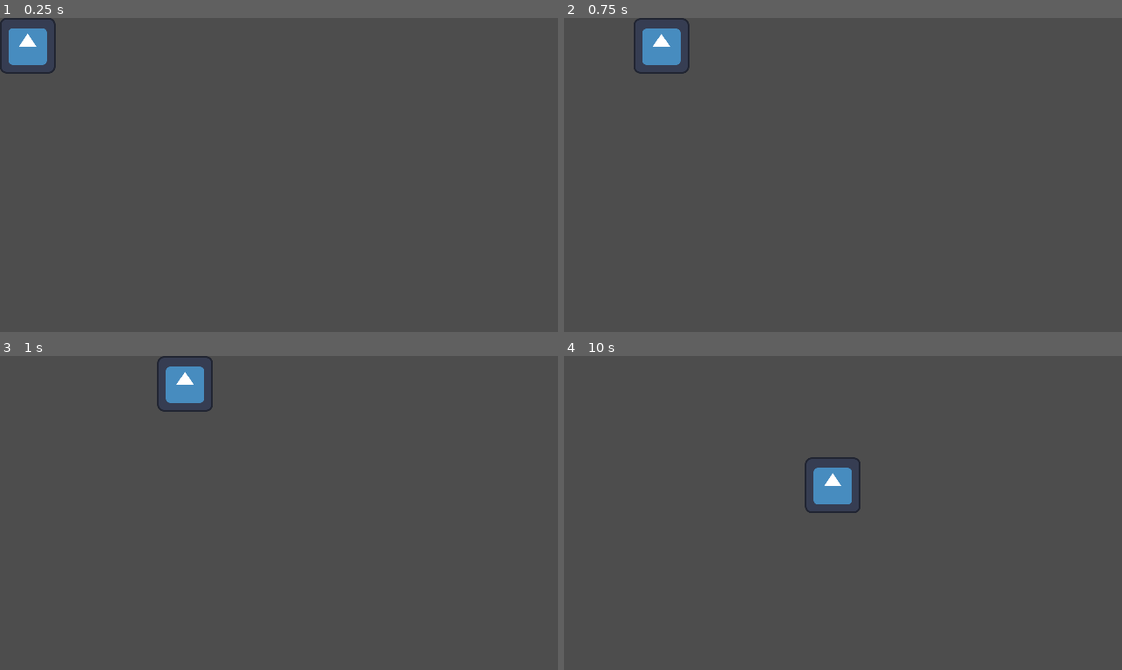
Above: before the commit, frames 1-4 (two rows, left to right).
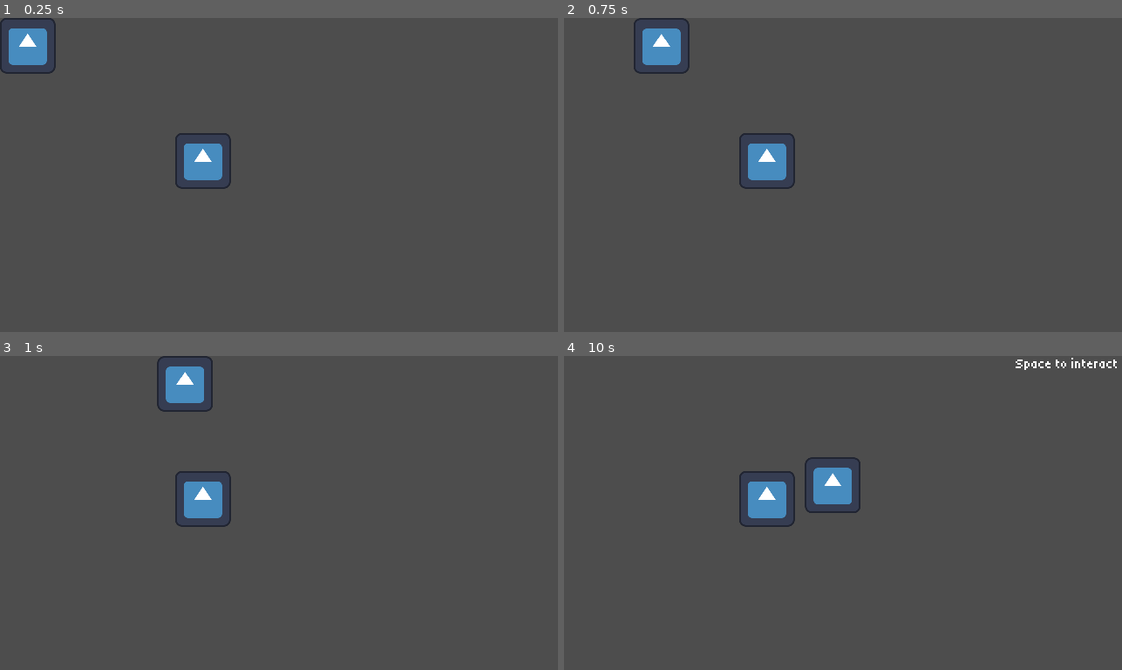
Above: after the commit, the same moments.

Repository: Tanner202/masquerade_game
Game: Godot game, scene res://level.tscn
Two runs of this game, one before a commit and one after it. Both use one fixed random seed, a clock stepped at 60 frames per second and the inputs below. Before the commit the project starts from res://player.tscn. The engine's default icon, where the game draws it, is replaced by a stand-in: a white triangle on a blue panel in a dark square.
Inputs:
- Up to frame 1 (0.25 s): no input
- Up to frame 2 (0.75 s): tap Enter at 0.5 s; hold D (right) from 0.53 s (still down); hold Space (interact) from 0.53 s (still down)
- Up to frame 3 (1 s): keep holding D (right); keep holding Space (interact)
- Up to frame 4 (10 s): release D (right) at 1.28 s; release Space (interact) at 1.28 s; hold S (down) 1.28-2.03 s; tap Space (interact) every 1.5 s from 1.35 to 8.85 s; hold D (right) 2.03-2.78 s; hold Space (interact) 2.03-2.78 s; hold W (up) 2.78-3.53 s; hold Space (interact) 3.53-4.28 s; hold A (left) 3.53-5.03 s; hold S (down) 5.03-5.78 s; hold Space (interact) 5.03-5.78 s; hold D (right) 5.78-6.53 s; hold W (up) 6.53-7.28 s; hold Space (interact) 6.53-7.28 s; hold D (right) 7.28-8.03 s; hold S (down) 8.03-8.78 s; hold Space (interact) 8.03-8.78 s; hold A (left) 8.78-9.53 s; hold W (up) from 9.53 s (still down); hold Space (interact) from 9.53 s (still down)

The runs differ from the first frame. In frame 1, 1.0% of the frame differs, in the area x 31-42%, y 36-55%; in frame 2, 1.0%; in frame 3, 1.0%; in frame 4, 1.2%, in the area x 31-100%, y 0-55%.

Commit message:
add interaction system and refine dialogue options

Diff:
--- a/character_body_2d.gd
+++ b/character_body_2d.gd
@@ -1,12 +1,18 @@
 extends CharacterBody2D
 
 @export var speed = 400
+
+var can_move = true
 
 func get_input():
 	var input_direction = Input.get_vector("left", "right", "up", "down")
 	velocity = input_direction * speed
 
 func _physics_process(delta):
+	if not can_move:
+		velocity = Vector2.ZERO
+		move_and_slide()
+		return
 	get_input()
 	move_and_slide()
 
--- a/dialogue.json
+++ b/dialogue.json
@@ -4,11 +4,11 @@
 		"options": [
 			{
 				"text": "Hi.",
-				"next": "unsure_response"
+				"target_id": "unsure_response"
 			},
 			{
 				"text": "Hello! What's your name?",
-				"next": "name_response"
+				"target_id": "name_response"
 			}
 		]
 	},
@@ -22,5 +22,6 @@
 				"text": "My name is ____. How do you know ____"
 			}
 		]
-	}
+	},
+
 }
--- /dev/null
+++ b/interaction_scene.tscn
@@ -0,0 +1,120 @@
+[gd_scene format=3 uid="uid://cbyhlkgowpugw"]
+
+[ext_resource type="Texture2D" uid="uid://mlwc4tky4q1e" path="res://icon.svg" id="1_773ns"]
+[ext_resource type="Texture2D" uid="uid://giwyyne7wj4l" path="res://Placeholder.png" id="1_ohbwi"]
+[ext_resource type="FontFile" uid="uid://ddqis61kyd6jj" path="res://Tiny5-Regular.ttf" id="3_moif1"]
+
+[sub_resource type="GDScript" id="GDScript_phxgd"]
+script/source = "extends CanvasLayer
+
+@onready var dialogue_label = $CanvasLayer/DialoguePanel/DialogueLabel
+@onready var options_container = $CanvasLayer/DialoguePanel/DialogueOptions
+
+var dialogue_data: Dictionary
+var current_id: String
+var npc_reference: Node
+
+func setup(data: Dictionary, start_id: String, npc: Node):
+	dialogue_data = data
+	current_id = start_id
+	npc_reference = npc
+	update_ui()
+
+func update_ui():
+	# get rid of the old buttons
+	for child in options_container.get_children():
+		child.queue_free()
+
+	var current_node = dialogue_data[current_id]
+	dialogue_label.text = current_node[\"text\"]
+
+	# create a button for each option
+	for option in current_node[\"options\"]:
+		var btn = Button.new()
+		btn.text = option.get(\"text\", \"Option\")
+		btn.autowrap_mode = TextServer.AUTOWRAP_WORD_SMART
+		btn.custom_minimum_size = Vector2(200, 0)
+
+		if not option.has(\"target_id\"):
+			print(\"option doesn't have 'target_id' key: \" + str(option))
+
+		btn.pressed.connect(_on_option_selected.bind(option.get(\"target_id\", \"end\")))
+		options_container.add_child(btn)
+
+func _on_option_selected(target_id):
+	if target_id == \"end\":
+		close_interaction()
+	else:
+		current_id = target_id
+		update_ui()
+
+func close_interaction():
+	if npc_reference.has_method(\"end_interaction\"):
+		npc_reference.end_interaction()
+	queue_free()
+"
+
+[sub_resource type="GDScript" id="GDScript_773ns"]
+
+[sub_resource type="StyleBoxFlat" id="StyleBoxFlat_ohbwi"]
+bg_color = Color(0.079316884, 0.079316884, 0.079316884, 1)
+
+[node name="InteractionScreen" type="CanvasLayer" unique_id=304026943]
+script = SubResource("GDScript_phxgd")
+
+[node name="CanvasLayer" type="CanvasLayer" parent="." unique_id=425059788]
+script = SubResource("GDScript_773ns")
+
+[node name="Backdrop" type="TextureRect" parent="CanvasLayer" unique_id=1786788780]
+offset_right = 640.0
+offset_bottom = 228.0
+texture = ExtResource("1_773ns")
+
+[node name="PlayerPortrait" type="TextureRect" parent="CanvasLayer" unique_id=68229762]
+anchors_preset = 9
+anchor_bottom = 1.0
+offset_left = -90.0
+offset_top = -30.0
+offset_right = 360.0
+offset_bottom = 60.0
+grow_vertical = 2
+texture = ExtResource("1_ohbwi")
+flip_h = true
+
+[node name="NPCPortrait" type="TextureRect" parent="CanvasLayer" unique_id=958055816]
+anchors_preset = 11
+anchor_left = 1.0
+anchor_right = 1.0
+anchor_bottom = 1.0
+offset_left = -370.0
+offset_top = -30.0
+offset_right = 80.0
+offset_bottom = 60.0
+grow_horizontal = 0
+grow_vertical = 2
+texture = ExtResource("1_ohbwi")
+
+[node name="DialoguePanel" type="Panel" parent="CanvasLayer" unique_id=232815971]
+anchors_preset = 12
+anchor_top = 1.0
+anchor_right = 1.0
+anchor_bottom = 1.0
+offset_top = -132.0
+grow_horizontal = 2
+grow_vertical = 0
+theme_override_styles/panel = SubResource("StyleBoxFlat_ohbwi")
+
+[node name="DialogueLabel" type="Label" parent="CanvasLayer/DialoguePanel" unique_id=1602003192]
+layout_mode = 0
+offset_right = 412.0
+offset_bottom = 132.0
+theme_override_fonts/font = ExtResource("3_moif1")
+text = "Bonjour. Comment ça va ?"
+horizontal_alignment = 1
+vertical_alignment = 1
+
+[node name="DialogueOptions" type="VBoxContainer" parent="CanvasLayer/DialoguePanel" unique_id=1051162498]
+layout_mode = 0
+offset_left = 430.0
+offset_right = 640.0
+offset_bottom = 132.0
--- a/level.tscn
+++ b/level.tscn
@@ -1,8 +1,12 @@
 [gd_scene format=3 uid="uid://brokcjaykjgj7"]
 
 [ext_resource type="PackedScene" uid="uid://drqhwa4g01bar" path="res://npc.tscn" id="1_u52ul"]
+[ext_resource type="PackedScene" uid="uid://doh7rsbfeuigd" path="res://player.tscn" id="2_vonw3"]
 
 [node name="Level" type="Node2D" unique_id=2083961112]
 
 [node name="NPC" parent="." unique_id=795824750 instance=ExtResource("1_u52ul")]
 position = Vector2(233, 164)
+scale = Vector2(0.5, 0.5)
+
+[node name="Player" parent="." unique_id=1297024523 instance=ExtResource("2_vonw3")]
--- a/npc.gd
+++ b/npc.gd
@@ -1,31 +1,64 @@
 class_name NPC extends Node
 
-@onready var dialogue = $Dialogue
-@export var dialogue_options: Array[Button]
+#@onready var dialogue = $Dialogue
+@onready var interaction_prompt = $CanvasLayer/InteractionPrompt
+#@export var dialogue_options: Array[Button]
+const INTERACTION_SCENE = preload("res://interaction_scene.tscn")
+
+
 var dialogue_filepath = "res://dialogue.json"
 var dialogue_dict: Dictionary
 var current_dialogue_id = "start"
+var player_in_interaction_range = false
+var player: CharacterBody2D = null
+var is_interacting = false
 
 func _ready() -> void:
 	dialogue_dict = read_json(dialogue_filepath)
-	dialogue.text = dialogue_dict[current_dialogue_id]["text"]
+	#dialogue.text = dialogue_dict[current_dialogue_id]["text"]
+	interaction_prompt.text = "Space to interact "
+	interaction_prompt.visible = false
 
 func _input(event: InputEvent) -> void:
-	if event.is_action_pressed("interact"):
-		if dialogue.visible == false:
-			dialogue.visible = true
-		else:
-			for i in range(len(dialogue_options)):
-				var dialogue_option = dialogue_options[i]
-				dialogue_option.text = dialogue_dict[current_dialogue_id]["options"][i]["text"]
-				dialogue_option.visible = true
+	#if event.is_action_pressed("interact"):
+		#if player_in_interaction_range:
+			#if dialogue.visible == false:
+				#dialogue.visible = true
+				#interaction_prompt.visible = false
+			#else:
+				#for i in range(len(dialogue_options)):
+					#var dialogue_option = dialogue_options[i]
+					#dialogue_option.text = dialogue_dict[current_dialogue_id]["options"][i]["text"]
+					#dialogue_option.visible = true
+	if event.is_action_pressed("interact") and player_in_interaction_range and not is_interacting:
+		start_interaction()
 
-func move_dialogue(id: String):
-	current_dialogue_id = id
-	dialogue.visible = false
-	dialogue.text = dialogue_dict[current_dialogue_id]["text"]
-	for dialogue_option in dialogue_options:
-		dialogue_option.visible = false
+func start_interaction():
+	is_interacting = true
+	interaction_prompt.visible = false
+	var interaction_instance = INTERACTION_SCENE.instantiate()
+
+	get_tree().root.add_child(interaction_instance)
+	interaction_instance.setup(dialogue_dict, current_dialogue_id, self)
+
+	if player:
+		player.can_move = false
+
+func end_interaction():
+	is_interacting = false
+	if player_in_interaction_range:
+		interaction_prompt.visible = true
+	if player:
+		player.can_move = true
+
+#func move_dialogue(id: String):
+	#current_dialogue_id = id
+	#dialogue.visible = false
+	#if player_in_interaction_range:
+		#interaction_prompt.visible = true
+	#dialogue.text = dialogue_dict[current_dialogue_id]["text"]
+	#for dialogue_option in dialogue_options:
+		#dialogue_option.visible = false
 
 func read_json(path: String):
 	if !FileAccess.file_exists(path):
@@ -36,3 +69,18 @@
 	file.close()
 
 	return JSON.parse_string(text)
+
+
+func _on_area_2d_body_entered(body: Node2D) -> void:
+	if body.name == 'Player':
+		player_in_interaction_range = true
+		player = body
+		interaction_prompt.visible = true
+		print('foo')
+
+func _on_area_2d_body_exited(body: Node2D) -> void:
+	if body.name == 'Player':
+		player_in_interaction_range = false
+		player = null
+		interaction_prompt.visible = false
+		print('bar')
--- a/npc.tscn
+++ b/npc.tscn
@@ -2,15 +2,31 @@
 
 [ext_resource type="Script" uid="uid://dpk2ea8gr8iwr" path="res://npc.gd" id="1_ul7y6"]
 [ext_resource type="Texture2D" uid="uid://mlwc4tky4q1e" path="res://icon.svg" id="2_bc6q4"]
+[ext_resource type="FontFile" uid="uid://ddqis61kyd6jj" path="res://Tiny5-Regular.ttf" id="3_bc6q4"]
 [ext_resource type="Script" uid="uid://q8vr6b8h2kso" path="res://dialogue.gd" id="3_mcvl2"]
 [ext_resource type="PackedScene" uid="uid://jv5mfe56m5mb" path="res://dialogue_btn.tscn" id="4_d61ma"]
 
-[node name="NPC" type="Node2D" unique_id=795824750 node_paths=PackedStringArray("dialogue_options")]
+[sub_resource type="RectangleShape2D" id="RectangleShape2D_ul7y6"]
+size = Vector2(128, 128)
+
+[sub_resource type="RectangleShape2D" id="RectangleShape2D_bc6q4"]
+size = Vector2(220, 220)
+
+[node name="NPC" type="Node2D" unique_id=795824750]
 script = ExtResource("1_ul7y6")
-dialogue_options = [NodePath("DialogueOption"), NodePath("DialogueOption2")]
 
-[node name="Sprite2D" type="Sprite2D" parent="." unique_id=1328522716]
+[node name="CharacterBody2D" type="CharacterBody2D" parent="." unique_id=1056768089]
+
+[node name="Sprite2D" type="Sprite2D" parent="CharacterBody2D" unique_id=1328522716]
 texture = ExtResource("2_bc6q4")
+
+[node name="CollisionShape2D" type="CollisionShape2D" parent="CharacterBody2D" unique_id=35051784]
+shape = SubResource("RectangleShape2D_ul7y6")
+
+[node name="Area2D" type="Area2D" parent="CharacterBody2D" unique_id=185587763]
+
+[node name="CollisionShape2D" type="CollisionShape2D" parent="CharacterBody2D/Area2D" unique_id=1932924666]
+shape = SubResource("RectangleShape2D_bc6q4")
 
 [node name="Dialogue" type="Label" parent="." unique_id=1583389327]
 visible = false
@@ -18,6 +34,7 @@
 offset_top = -102.0
 offset_right = 106.0
 offset_bottom = -79.0
+theme_override_fonts/font = ExtResource("3_bc6q4")
 text = "Hello! This is example text!"
 script = ExtResource("3_mcvl2")
 
@@ -27,6 +44,7 @@
 offset_top = -39.0
 offset_right = -80.0
 offset_bottom = -8.0
+theme_override_fonts/font = ExtResource("3_bc6q4")
 text = "Response 1"
 dialogue_owner = NodePath("..")
 next_dialogue = "name_response"
@@ -37,6 +55,22 @@
 offset_top = -1.0
 offset_right = -80.0
 offset_bottom = 30.0
+theme_override_fonts/font = ExtResource("3_bc6q4")
 text = "Response 2"
 dialogue_owner = NodePath("..")
 next_dialogue = "name_response"
+
+[node name="CanvasLayer" type="CanvasLayer" parent="." unique_id=870226636]
+
+[node name="InteractionPrompt" type="Label" parent="CanvasLayer" unique_id=1086463468]
+anchors_preset = 1
+anchor_left = 1.0
+anchor_right = 1.0
+offset_left = -40.0
+offset_bottom = 23.0
+grow_horizontal = 0
+theme_override_fonts/font = ExtResource("3_bc6q4")
+text = "Space to interact "
+
+[connection signal="body_entered" from="CharacterBody2D/Area2D" to="." method="_on_area_2d_body_entered"]
+[connection signal="body_exited" from="CharacterBody2D/Area2D" to="." method="_on_area_2d_body_exited"]
--- a/player.tscn
+++ b/player.tscn
@@ -4,9 +4,9 @@
 [ext_resource type="Texture2D" uid="uid://mlwc4tky4q1e" path="res://icon.svg" id="2_i3pqv"]
 
 [sub_resource type="RectangleShape2D" id="RectangleShape2D_onrkg"]
-size = Vector2(130, 130)
+size = Vector2(128, 128)
 
-[node name="Node2D" type="Node2D" unique_id=1297024523]
+[node name="playerscene" type="Node2D" unique_id=1297024523]
 
 [node name="Player" type="CharacterBody2D" parent="." unique_id=1112654390]
 scale = Vector2(0.5, 0.5)
--- a/project.godot
+++ b/project.godot
@@ -15,7 +15,7 @@
 [application]
 
 config/name="MasqueradeGame"
-run/main_scene="uid://doh7rsbfeuigd"
+run/main_scene="uid://brokcjaykjgj7"
 config/features=PackedStringArray("4.6", "GL Compatibility")
 config/icon="res://icon.svg"
 
@@ -28,6 +28,11 @@
 window/size/viewport_width=640
 window/size/viewport_height=360
 window/stretch/mode="viewport"
+
+[gui]
+
+fonts/dynamic_fonts/use_oversampling=false
+theme/custom_font="uid://ddqis61kyd6jj"
 
 [input]
 
Binary file added: Placeholder.png
Binary file added: Tiny5-Regular.ttf
Not shown, added: Tiny5-Regular.ttf.import
Not shown, changed: .gitignore
